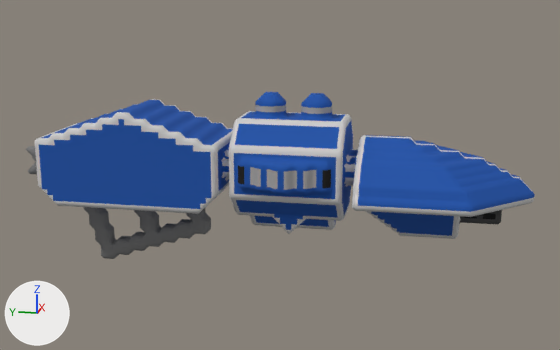
Two versions of the OBJ model src/jsMain/resources/meshes/diadochi-2-apophis-class.obj, one commit apart.
Rendered twice from a 50 mm camera at (-130.3, -27.2, 50.0) aimed at (0.5, -1.0, 17.3). Every picture has the same lights, and +X, +Y and +Z are marked at lower left. Where no turn or scale is listed for an object, it has been applied to the vertices.

The first picture shows 'diadochi-2-apophis-class'.
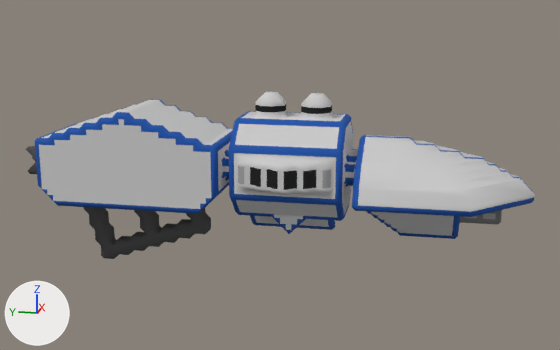
Changed parts and their boxes [x1, y1, x2, y2] in the pictures (560 x 350 px):
part 1 of me_diadochi_2_apophis_class, cut back: before [27, 92, 535, 259]; after [348, 155, 357, 165]
part 2 of me_diadochi_2_apophis_class, surface changed: [26, 115, 518, 257] in both

Patch to the scene script:
```diff
--- a/src/jsMain/resources/meshes/diadochi-2-apophis-class.obj.py
+++ b/src/jsMain/resources/meshes/diadochi-2-apophis-class.obj.py
@@ me_diadochi_2_apophis_class @@
 # used by ob_diadochi_2_apophis_class; location = (0.0, 0.0, 0.0)
-me_diadochi_2_apophis_class.from_pydata(...)  # 10491 vertices, 20986 faces; spans x -11.5..11.5, y -44.0..44.0, z -0.1..31.9
+me_diadochi_2_apophis_class.from_pydata(...)  # 2004 vertices, 3738 faces; spans x -11.5..11.5, y -44.0..44.0, z -0.1..31.9
+# me_diadochi_2_apophis_class part 1: 8494 vertices removed from x -11.5..11.5, y -44.0..43.5, z -0.1..31.9; 7 vertices added at x -4.5..-3.5, y -15.0..-14.5, z 20.9..21.9
+# me_diadochi_2_apophis_class part 2: 732 kept faces spanning x -11.5..11.5, y -44.0..44.0, z -0.1..28.4 get new texture (UV) coordinates
 me_diadochi_2_apophis_class.materials.append(mat_diadochi_2_apophis_class)
```
